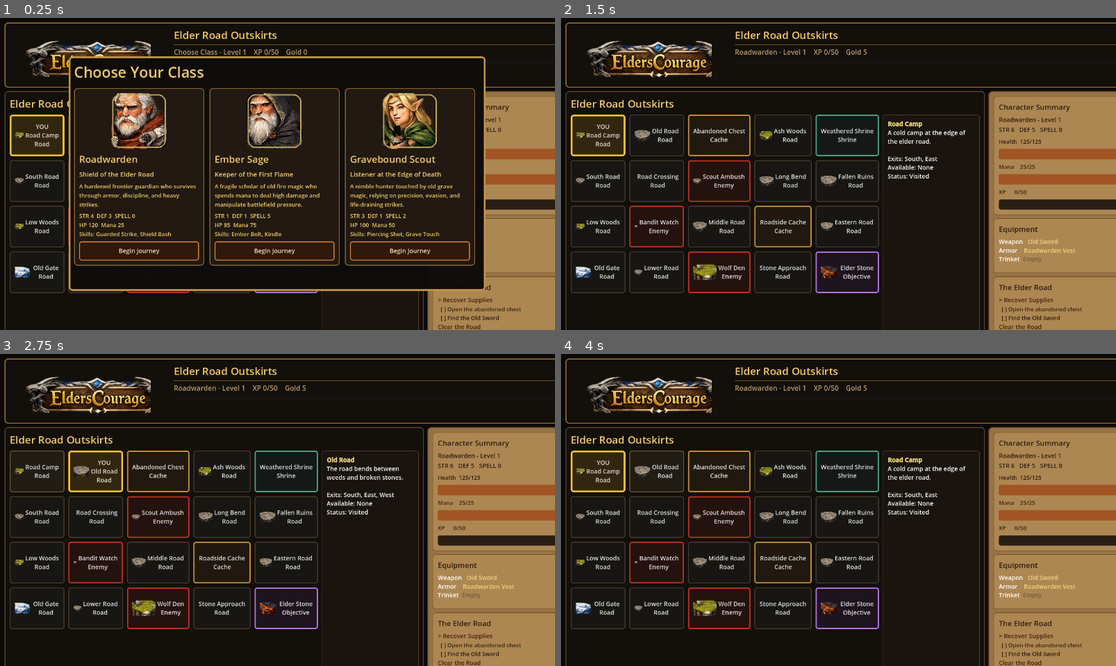
Above: before the commit, frames 1-4 (two rows, left to right).
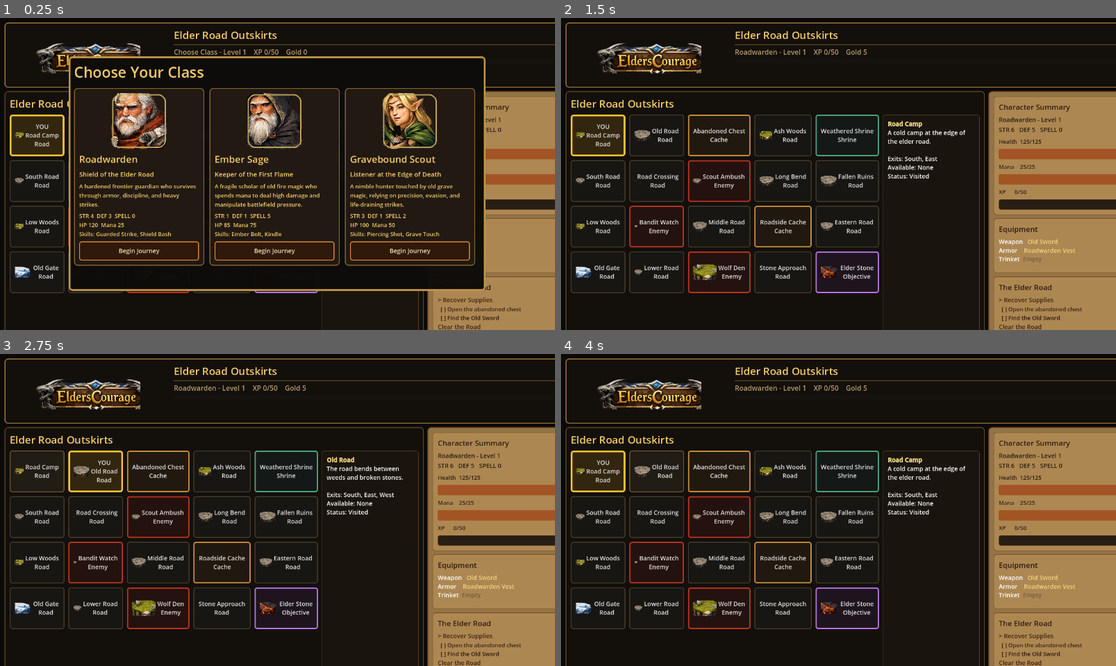
Above: after the commit, the same moments.

Repository: dshills/EldersCourage
Game: Godot game, scene res://scenes/phase3/ElderRoadOutskirts.tscn
Same seed, same stepped clock (60 frames per second), same inputs: the game is played once before the commit and once after it.
Inputs:
- Up to frame 1 (0.25 s): no input
- Up to frame 2 (1.5 s): click "Begin Journey" at 0.5 s; click "YOU Road Camp Road" at 1.25 s
- Up to frame 3 (2.75 s): click "Old Road Road" at 2 s
- Up to frame 4 (4 s): click "Road Camp Road" at 2.75 s; click "Abandoned Chest Cache" at 3.5 s

The runs differ from the first frame. In frame 1, 0.9% of the frame differs, in the area x 4-28%, y 7-19%; in frame 2, 1.5%; in frame 3, 1.5%; in frame 4, 1.5%.

Commit message:
Add stronger header logo padding

Diff:
--- a/game/scripts/phase3/elder_road_outskirts.gd
+++ b/game/scripts/phase3/elder_road_outskirts.gd
@@ -141,7 +141,7 @@
 	frame.add_child(header)
 	var logo := TextureRect.new()
 	logo.texture = _load_texture(TITLE_PLAQUE_PATH)
-	logo.custom_minimum_size = Vector2(360, 118)
+	logo.custom_minimum_size = Vector2(360, 126)
 	logo.expand_mode = TextureRect.EXPAND_IGNORE_SIZE
 	logo.stretch_mode = TextureRect.STRETCH_KEEP_ASPECT_CENTERED
 	header.add_child(logo)
Binary file changed: game/assets/ui/title_plaque_padded.png
